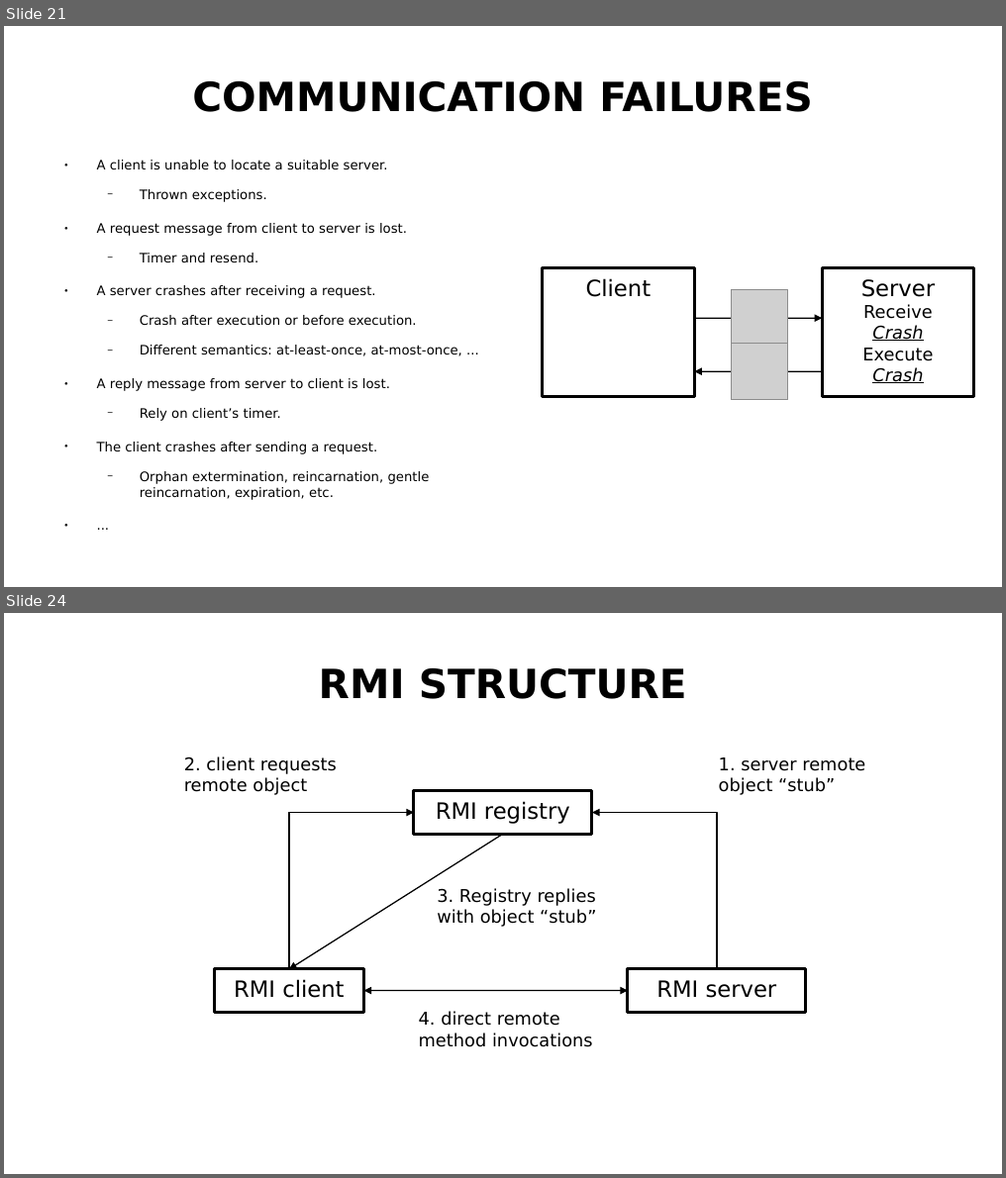
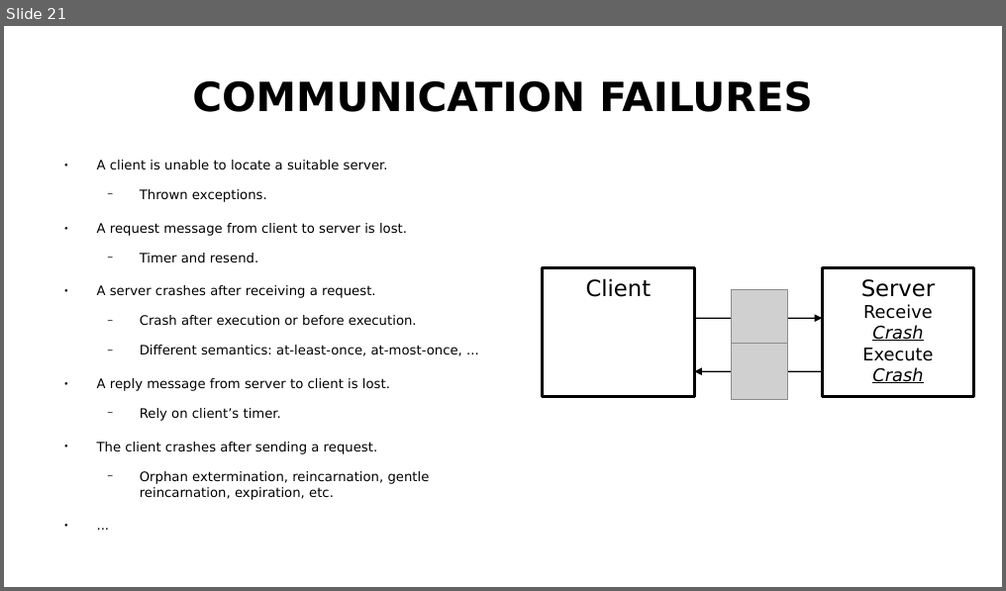
Before and after one commit to MID-IST-FALL-2018/mid-ist-fall-2018.github.io, a slide deck: assets/lectures-slides/MID-lecture-2.odp. Shown one above the other, each under a label of ours: slides 21 and 24 before the commit, slide 21 after it; the slides between them are not shown. The pictures are 1006x1178 and 1006x591 pixels, drawn with LibreOffice and Linux fonts; fonts in the diff are those of the drawing; grey boxes stand for pictures. Boxes give left, top, right and bottom in pixels: in the first picture for what was removed or moved away, otherwise in the second. Text is boxed around its words. In the diff, an @@ line names an element or a change of style, - is before the commit and + after.

```diff
--- a/assets/lectures-slides/MID-lecture-2.odp
+++ b/assets/lectures-slides/MID-lecture-2.odp
@@ slide 24 removed at (4,613,1002,1174), background #FFFFFF @@
@@ title removed at (319,668,687,699) @@
-RMI STRUCTURE
@@ text removed at (184,757,337,795) @@
-2. client requests remote object
@@ text removed at (719,758,865,795) @@
-1. server remote object “stub”
@@ elbow arrow removed from (289, 969) to (414, 812) @@
@@ rectangle removed at (414,791,593,834) @@
-RMI registry
@@ elbow arrow removed from (717, 969) to (593, 812) @@
@@ arrow removed from (503, 834) to (289, 969) @@
@@ text removed at (437,888,596,927) @@
-3. Registry replies with object “stub”
@@ rectangle removed at (214,969,363,1012) @@
-RMI client
@@ double arrow removed from (364, 990) to (628, 990) @@
@@ rectangle removed at (628,969,806,1012) @@
-RMI server
@@ text removed at (419,1011,593,1048) @@
-4. direct remote method invocations
```
Also in this commit, not shown: 3 slides changed, 7 other slides removed, 4 other files.
